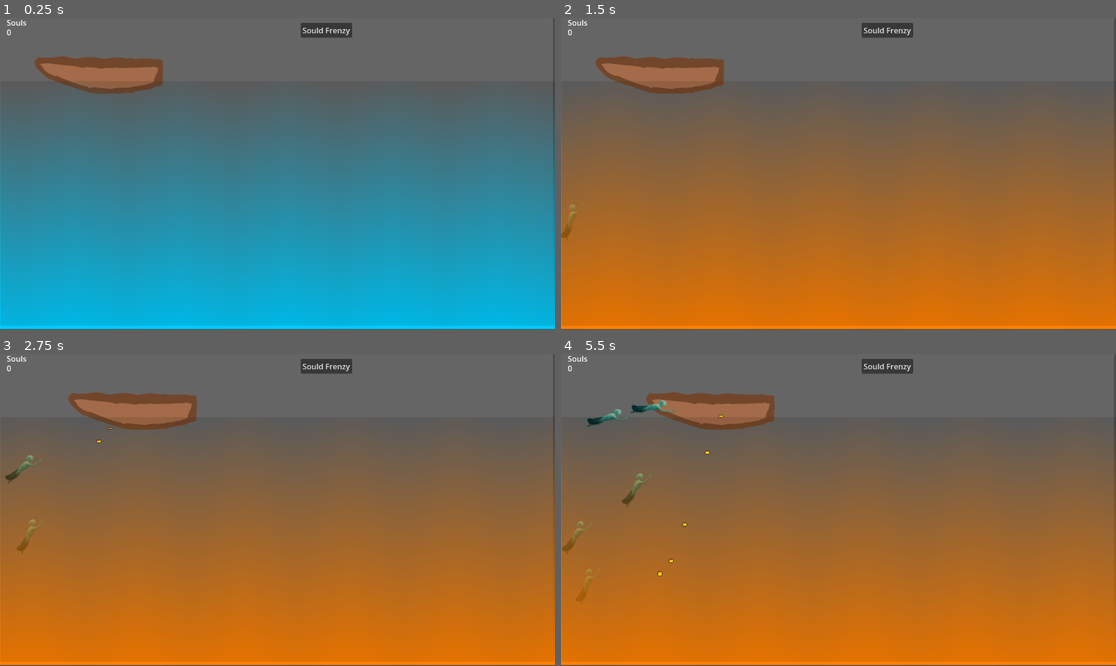
Above: before the commit, frames 1-4 (two rows, left to right).
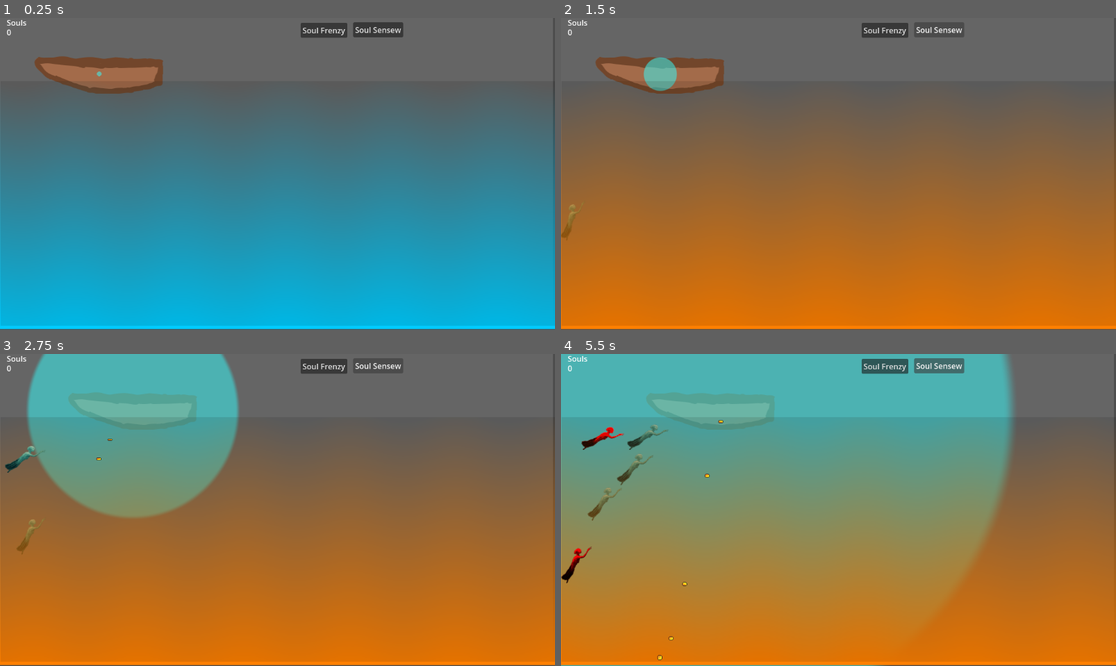
Above: after the commit, the same moments.

Repository: Latamata/PixelJam2025
Game: Godot game, scene res://scenes/game_scene.tscn
Two runs of this game, one before a commit and one after it. Both use one fixed random seed, a clock stepped at 60 frames per second and the inputs below.
Inputs (mouse positions are in pixels of both pictures, inside the frame that each line leads up to):
- Up to frame 1 (0.25 s): no input
- Up to frame 2 (1.5 s): click "Sould Frenzy" (after the commit: "Soul Frenzy") at 0.5 s; click (938, 30) at 1.25 s, where only the run after the commit has a clickable "Soul Sensew"
- Up to frame 3 (2.75 s): tap Enter (ui_accept) at 2, 2.27 s; hold Right (ui_right) from 2.03 s (still down)
- Up to frame 4 (5.5 s): release Right (ui_right) at 2.78 s; hold Left (ui_left) 2.78-3.53 s; tap Enter (ui_accept) at 3.02, 4.52, 5.27 s; hold Right (ui_right) 3.53-5.03 s; hold Left (ui_left) from 5.03 s (still down)

The runs differ from the first frame. In frame 1, 0.5% of the frame differs, in the area x 17-73%, y 1-19%; in frame 2, 1.0%; in frame 3, 17%; in frame 4, 57%, in the area x 0-82%, y 0-100%.

Commit message:
major changes
added sense to see bad souls

Diff:
--- a/scenes/Player.tscn
+++ b/scenes/Player.tscn
@@ -1,10 +1,105 @@
-[gd_scene load_steps=4 format=3 uid="uid://4gwbm386kfg2"]
+[gd_scene load_steps=10 format=3 uid="uid://4gwbm386kfg2"]
 
 [ext_resource type="Script" uid="uid://bqdxdwovveq63" path="res://scripts/player_script.gd" id="1_xhfnw"]
 [ext_resource type="Texture2D" uid="uid://4i8fsh7jehbf" path="res://assets/boat.png" id="2_kpjcp"]
+[ext_resource type="Shader" uid="uid://b8vrakaw2oi7u" path="res://scenes/circle.gdshader" id="3_3li8b"]
 
 [sub_resource type="RectangleShape2D" id="RectangleShape2D_kpjcp"]
 size = Vector2(263, 49)
+
+[sub_resource type="ShaderMaterial" id="ShaderMaterial_mdl7e"]
+shader = ExtResource("3_3li8b")
+shader_parameter/radius = 1.0
+shader_parameter/edge_softness = 0.05
+shader_parameter/color = Color(0.2, 1, 1, 0.5)
+
+[sub_resource type="CircleShape2D" id="CircleShape2D_qu4a1"]
+radius = 757.238
+
+[sub_resource type="Animation" id="Animation_3li8b"]
+resource_name = "circle_sense"
+length = 5.0
+tracks/0/type = "value"
+tracks/0/imported = false
+tracks/0/enabled = true
+tracks/0/path = NodePath("sense_circle/ColorRect:size")
+tracks/0/interp = 1
+tracks/0/loop_wrap = true
+tracks/0/keys = {
+"times": PackedFloat32Array(0, 5),
+"transitions": PackedFloat32Array(1, 1),
+"update": 0,
+"values": [Vector2(10, 10), Vector2(1519, 1543)]
+}
+tracks/1/type = "value"
+tracks/1/imported = false
+tracks/1/enabled = true
+tracks/1/path = NodePath("sense_circle/CollisionShape2D:shape:radius")
+tracks/1/interp = 1
+tracks/1/loop_wrap = true
+tracks/1/keys = {
+"times": PackedFloat32Array(0, 5),
+"transitions": PackedFloat32Array(1, 1),
+"update": 0,
+"values": [5.0, 757.238]
+}
+tracks/2/type = "value"
+tracks/2/imported = false
+tracks/2/enabled = true
+tracks/2/path = NodePath("sense_circle/ColorRect:position")
+tracks/2/interp = 1
+tracks/2/loop_wrap = true
+tracks/2/keys = {
+"times": PackedFloat32Array(0, 5),
+"transitions": PackedFloat32Array(1, 1),
+"update": 0,
+"values": [Vector2(15, 15), Vector2(-739, -743)]
+}
+
+[sub_resource type="Animation" id="Animation_mdl7e"]
+length = 0.001
+tracks/0/type = "value"
+tracks/0/imported = false
+tracks/0/enabled = true
+tracks/0/path = NodePath("sense_circle/ColorRect:size")
+tracks/0/interp = 1
+tracks/0/loop_wrap = true
+tracks/0/keys = {
+"times": PackedFloat32Array(0),
+"transitions": PackedFloat32Array(1),
+"update": 0,
+"values": [Vector2(40, 40)]
+}
+tracks/1/type = "value"
+tracks/1/imported = false
+tracks/1/enabled = true
+tracks/1/path = NodePath("sense_circle/CollisionShape2D:shape:radius")
+tracks/1/interp = 1
+tracks/1/loop_wrap = true
+tracks/1/keys = {
+"times": PackedFloat32Array(0),
+"transitions": PackedFloat32Array(1),
+"update": 0,
+"values": [757.238]
+}
+tracks/2/type = "value"
+tracks/2/imported = false
+tracks/2/enabled = true
+tracks/2/path = NodePath("sense_circle/ColorRect:position")
+tracks/2/interp = 1
+tracks/2/loop_wrap = true
+tracks/2/keys = {
+"times": PackedFloat32Array(0),
+"transitions": PackedFloat32Array(1),
+"update": 0,
+"values": [Vector2(-739, -743)]
+}
+
+[sub_resource type="AnimationLibrary" id="AnimationLibrary_qu4a1"]
+_data = {
+&"RESET": SubResource("Animation_mdl7e"),
+&"circle_sense": SubResource("Animation_3li8b")
+}
 
 [node name="Player" type="CharacterBody2D"]
 script = ExtResource("1_xhfnw")
@@ -15,4 +110,28 @@
 [node name="CollisionShape2D" type="CollisionShape2D" parent="."]
 position = Vector2(-1, 12)
 shape = SubResource("RectangleShape2D_kpjcp")
-disabled = true
+
+[node name="sense_circle" type="Area2D" parent="."]
+position = Vector2(-19, -12)
+collision_layer = 2
+collision_mask = 2
+
+[node name="ColorRect" type="ColorRect" parent="sense_circle"]
+material = SubResource("ShaderMaterial_mdl7e")
+offset_left = 15.0
+offset_top = 15.0
+offset_right = 25.0
+offset_bottom = 25.0
+color = Color(1, 1, 1, 0.0980392)
+
+[node name="CollisionShape2D" type="CollisionShape2D" parent="sense_circle"]
+position = Vector2(20, 20)
+shape = SubResource("CircleShape2D_qu4a1")
+
+[node name="AnimationPlayer" type="AnimationPlayer" parent="."]
+libraries = {
+&"": SubResource("AnimationLibrary_qu4a1")
+}
+
+[connection signal="body_entered" from="sense_circle" to="." method="_on_sense_circle_body_entered"]
+[connection signal="animation_finished" from="AnimationPlayer" to="." method="_on_animation_player_animation_finished"]
--- /dev/null
+++ b/scenes/circle.gdshader
@@ -0,0 +1,12 @@
+shader_type canvas_item;
+
+uniform float radius : hint_range(0.0, 1.0) = 0.3;
+uniform float edge_softness : hint_range(0.001, 0.5) = 0.05;
+uniform vec4 color : source_color = vec4(0.2, 1.0, 1.0, 0.5);
+
+void fragment() {
+    vec2 uv = (UV - vec2(0.5)) * 2.0; // center at 0,0
+    float dist = length(uv);
+    float alpha = smoothstep(radius, radius - edge_softness, dist);
+    COLOR = vec4(color.rgb, color.a * alpha);
+}
--- a/scenes/game_scene.tscn
+++ b/scenes/game_scene.tscn
@@ -48,3 +48,4 @@
 
 [connection signal="timeout" from="Timer" to="." method="_on_timer_timeout"]
 [connection signal="change_color_water" from="user_interface" to="." method="_on_user_interface_change_color_water"]
+[connection signal="sense_souls" from="user_interface" to="." method="_on_user_interface_sense_souls"]
--- a/scenes/soul.tscn
+++ b/scenes/soul.tscn
@@ -11,31 +11,31 @@
 tracks/0/type = "value"
 tracks/0/imported = false
 tracks/0/enabled = true
-tracks/0/path = NodePath("Sprite2D:position")
+tracks/0/path = NodePath("CollisionShape2D:disabled")
 tracks/0/interp = 1
 tracks/0/loop_wrap = true
 tracks/0/keys = {
 "times": PackedFloat32Array(0),
 "transitions": PackedFloat32Array(1),
-"update": 0,
-"values": [Vector2(0, 0)]
+"update": 1,
+"values": [false]
 }
 tracks/1/type = "value"
 tracks/1/imported = false
 tracks/1/enabled = true
-tracks/1/path = NodePath("Sprite2D:modulate")
+tracks/1/path = NodePath("PointLight2D:position")
 tracks/1/interp = 1
 tracks/1/loop_wrap = true
 tracks/1/keys = {
 "times": PackedFloat32Array(0),
 "transitions": PackedFloat32Array(1),
 "update": 0,
-"values": [Color(1, 1, 1, 1)]
+"values": [Vector2(46, 18)]
 }
 tracks/2/type = "value"
 tracks/2/imported = false
 tracks/2/enabled = true
-tracks/2/path = NodePath("Sprite2D:material:shader_parameter/whiteness")
+tracks/2/path = NodePath("PointLight2D:energy")
 tracks/2/interp = 1
 tracks/2/loop_wrap = true
 tracks/2/keys = {
@@ -47,38 +47,26 @@
 tracks/3/type = "value"
 tracks/3/imported = false
 tracks/3/enabled = true
-tracks/3/path = NodePath("PointLight2D:position")
+tracks/3/path = NodePath("PointLight2D:color")
 tracks/3/interp = 1
 tracks/3/loop_wrap = true
 tracks/3/keys = {
 "times": PackedFloat32Array(0),
 "transitions": PackedFloat32Array(1),
 "update": 0,
-"values": [Vector2(45, 18.5)]
+"values": [Color(1, 1, 1, 1)]
 }
 tracks/4/type = "value"
 tracks/4/imported = false
 tracks/4/enabled = true
-tracks/4/path = NodePath("PointLight2D:energy")
+tracks/4/path = NodePath("Sprite2D:modulate")
 tracks/4/interp = 1
 tracks/4/loop_wrap = true
 tracks/4/keys = {
 "times": PackedFloat32Array(0),
 "transitions": PackedFloat32Array(1),
 "update": 0,
-"values": [0.0]
-}
-tracks/5/type = "value"
-tracks/5/imported = false
-tracks/5/enabled = true
-tracks/5/path = NodePath("CollisionShape2D:disabled")
-tracks/5/interp = 1
-tracks/5/loop_wrap = true
-tracks/5/keys = {
-"times": PackedFloat32Array(0),
-"transitions": PackedFloat32Array(1),
-"update": 1,
-"values": [false]
+"values": [Color(1, 1, 1, 1)]
 }
 
 [sub_resource type="Animation" id="Animation_nq8dp"]
@@ -99,71 +87,100 @@
 tracks/1/type = "value"
 tracks/1/imported = false
 tracks/1/enabled = true
-tracks/1/path = NodePath("Sprite2D:modulate")
+tracks/1/path = NodePath("CollisionShape2D:disabled")
 tracks/1/interp = 1
 tracks/1/loop_wrap = true
 tracks/1/keys = {
-"times": PackedFloat32Array(0.0333333, 2),
-"transitions": PackedFloat32Array(1, 1),
-"update": 0,
-"values": [Color(1, 1, 1, 1), Color(1, 1, 0.588235, 0)]
+"times": PackedFloat32Array(0),
+"transitions": PackedFloat32Array(1),
+"update": 1,
+"values": [true]
 }
 tracks/2/type = "value"
 tracks/2/imported = false
 tracks/2/enabled = true
-tracks/2/path = NodePath("Sprite2D:material:shader_parameter/whiteness")
+tracks/2/path = NodePath("PointLight2D:position")
+tracks/2/interp = 1
+tracks/2/loop_wrap = true
+tracks/2/keys = {
+"times": PackedFloat32Array(0, 3),
+"transitions": PackedFloat32Array(1, 1),
+"update": 0,
+"values": [Vector2(46, 18), Vector2(45, -331)]
+}
+tracks/3/type = "value"
+tracks/3/imported = false
+tracks/3/enabled = true
+tracks/3/path = NodePath("PointLight2D:energy")
+tracks/3/interp = 1
+tracks/3/loop_wrap = true
+tracks/3/keys = {
+"times": PackedFloat32Array(0, 2.99),
+"transitions": PackedFloat32Array(1, 1),
+"update": 0,
+"values": [0.0, 16.0]
+}
+tracks/4/type = "value"
+tracks/4/imported = false
+tracks/4/enabled = true
+tracks/4/path = NodePath("PointLight2D:color")
+tracks/4/interp = 1
+tracks/4/loop_wrap = true
+tracks/4/keys = {
+"times": PackedFloat32Array(0, 3),
+"transitions": PackedFloat32Array(1, 1),
+"update": 0,
+"values": [Color(1, 1, 1, 1), Color(1, 1, 1, 1)]
+}
+
+[sub_resource type="Animation" id="Animation_jnmxf"]
+resource_name = "evil_soul"
+length = 2.0
+tracks/0/type = "value"
+tracks/0/imported = false
+tracks/0/enabled = true
+tracks/0/path = NodePath("PointLight2D:energy")
+tracks/0/interp = 1
+tracks/0/loop_wrap = true
+tracks/0/keys = {
+"times": PackedFloat32Array(0, 2),
+"transitions": PackedFloat32Array(1, 1),
+"update": 0,
+"values": [0.0, 16.0]
+}
+tracks/1/type = "value"
+tracks/1/imported = false
+tracks/1/enabled = true
+tracks/1/path = NodePath("PointLight2D:color")
+tracks/1/interp = 1
+tracks/1/loop_wrap = true
+tracks/1/keys = {
+"times": PackedFloat32Array(0, 2),
+"transitions": PackedFloat32Array(1, 1),
+"update": 0,
+"values": [Color(1, 0, 0, 1), Color(1, 0, 0, 1)]
+}
+tracks/2/type = "value"
+tracks/2/imported = false
+tracks/2/enabled = true
+tracks/2/path = NodePath("Sprite2D:modulate")
 tracks/2/interp = 1
 tracks/2/loop_wrap = true
 tracks/2/keys = {
 "times": PackedFloat32Array(0, 2),
 "transitions": PackedFloat32Array(1, 1),
 "update": 0,
-"values": [0.0, 1.0]
-}
-tracks/3/type = "value"
-tracks/3/imported = false
-tracks/3/enabled = true
-tracks/3/path = NodePath("PointLight2D:position")
-tracks/3/interp = 1
-tracks/3/loop_wrap = true
-tracks/3/keys = {
-"times": PackedFloat32Array(0, 3),
-"transitions": PackedFloat32Array(1, 1),
-"update": 0,
-"values": [Vector2(45, 18.5), Vector2(45, -350)]
-}
-tracks/4/type = "value"
-tracks/4/imported = false
-tracks/4/enabled = true
-tracks/4/path = NodePath("PointLight2D:energy")
-tracks/4/interp = 1
-tracks/4/loop_wrap = true
-tracks/4/keys = {
-"times": PackedFloat32Array(0, 3),
-"transitions": PackedFloat32Array(1, 1),
-"update": 0,
-"values": [0.0, 16.0]
-}
-tracks/5/type = "value"
-tracks/5/imported = false
-tracks/5/enabled = true
-tracks/5/path = NodePath("CollisionShape2D:disabled")
-tracks/5/interp = 1
-tracks/5/loop_wrap = true
-tracks/5/keys = {
-"times": PackedFloat32Array(0),
-"transitions": PackedFloat32Array(1),
-"update": 1,
-"values": [true]
+"values": [Color(1, 0, 0, 1), Color(1, 0, 0, 1)]
 }
 
 [sub_resource type="AnimationLibrary" id="AnimationLibrary_bx6qs"]
 _data = {
 &"RESET": SubResource("Animation_nmvwf"),
+&"evil_soul": SubResource("Animation_jnmxf"),
 &"rise_up": SubResource("Animation_nq8dp")
 }
 
-[node name="soul" type="CharacterBody2D"]
+[node name="soul" type="CharacterBody2D" groups=["undead"]]
 collision_layer = 2
 collision_mask = 2
 script = ExtResource("1_7iwn2")
@@ -183,8 +200,7 @@
 }
 
 [node name="PointLight2D" type="PointLight2D" parent="."]
-position = Vector2(45, 18.5)
-scale = Vector2(0.978261, 0.972222)
+position = Vector2(46, 18)
 energy = 0.0
 texture = ExtResource("2_nq8dp")
 
--- a/scenes/user_interface.tscn
+++ b/scenes/user_interface.tscn
@@ -19,7 +19,16 @@
 offset_right = 19.0
 offset_bottom = 9.0
 focus_mode = 0
-text = "Sould Frenzy"
+text = "Soul Frenzy"
+
+[node name="soul_sense" type="Button" parent="helpers"]
+layout_mode = 0
+offset_left = 109.0
+offset_top = -1.0
+offset_right = 206.0
+offset_bottom = 30.0
+focus_mode = 0
+text = "Soul Sensew"
 
 [node name="Control" type="Control" parent="."]
 anchors_preset = 0
@@ -53,3 +62,4 @@
 text = "0"
 
 [connection signal="button_down" from="helpers/Button" to="." method="_on_button_button_down"]
+[connection signal="button_down" from="helpers/soul_sense" to="." method="_on_soul_sense_button_down"]
--- a/scripts/coin.gd
+++ b/scripts/coin.gd
@@ -1,7 +1,7 @@
 extends Area2D
 
 func _process(delta: float) -> void:
-	position.y += 100 * delta
+	position.y += 150 * delta
 
 func _on_body_entered(body: Node2D) -> void:
 	body.rise_from_dead()
--- a/scripts/game_scene.gd
+++ b/scripts/game_scene.gd
@@ -28,18 +28,27 @@
 	var screen_size = get_viewport().get_visible_rect().size
 
 	# Spawn just off the left edge
-	var spawn_x = cam_pos.x - screen_size.x / 2 - 32  # 32 = padding, adjust if needed
+	var spawn_x = cam_pos.x - screen_size.x / 2 - 32  # 32 = padding
 
-	# Adjust vertical spawn range to cut off the top 25% (you can tweak the 0.25)
+	# Spawn somewhere between 25% and 100% of screen height
 	var top_limit = cam_pos.y - screen_size.y / 2 + screen_size.y * 0.25
 	var bottom_limit = cam_pos.y + screen_size.y / 2
 	var spawn_y = randf_range(top_limit, bottom_limit)
+
+	# Setup soul
 	if evil_water_off:
 		soul.attacking = true
+
+	# 🎲 Random chance to be evil — 20% chance (adjust as needed)
+	if randf() < 0.2:
+		soul.evil_soul = true
+
 	soul.boat = player
 	soul.end_of_the_road = screen_size.x
 	soul.global_position = Vector2(spawn_x, spawn_y)
+
 	soul_group_node.add_child(soul)
+
 
 func _UI_signal():
 	$user_interface.update_UI()
@@ -61,3 +70,7 @@
 		for entity in soul_group_node.get_children():  # Include all entities
 			entity.attacking = false
 #shader_parameter/wave_color
+
+
+func _on_user_interface_sense_souls() -> void:
+	player.soul_sense()
--- a/scripts/player_script.gd
+++ b/scripts/player_script.gd
@@ -1,6 +1,14 @@
 extends CharacterBody2D
 
 @export var speed := 100.0  # You can adjust this to your needs
+@onready var sense_circle: Area2D = $sense_circle
+@onready var animation_player: AnimationPlayer = $AnimationPlayer
+
+func _ready() -> void:
+	var shape = $sense_circle/CollisionShape2D.shape
+	if shape is CircleShape2D:
+		shape.radius = 5.0
+
 
 func _process(_delta):
 	var direction = 0.0
@@ -14,3 +22,16 @@
 	velocity.y = 0  # No vertical movement
 
 	move_and_slide()
+
+
+func _on_sense_circle_body_entered(body: Node2D) -> void:
+	if body.is_in_group("undead"):
+		body.sensed_out()
+
+func soul_sense():
+	animation_player.play("circle_sense")
+
+func _on_animation_player_animation_finished(anim_name: StringName) -> void:
+	if anim_name == "circle_sense":
+		animation_player.seek(0.0, true)
+		animation_player.stop()
--- a/scripts/soul.gd
+++ b/scripts/soul.gd
@@ -5,21 +5,20 @@
 @onready var sprite_2d: Sprite2D = $Sprite2D
 @onready var point_light_2d: PointLight2D = $PointLight2D
 var boat
+var evil_soul
 var attacking = false
+var rising = false
 var end_of_the_road
 
 func _process(delta):
-
-	#print(position)
 	if position.x >= end_of_the_road:
 		queue_free()
-	if attacking:
+	if attacking && !rising:
 		var target = boat
 		var to_target = (target.global_position - global_position).normalized()
 		velocity = to_target * SPEED
 		rotation = to_target.angle()
 		sprite_2d.flip_v = to_target.x < 0
-
 		move_and_slide()
 	else:
 		sprite_2d.flip_v = false
@@ -27,9 +26,26 @@
 		position.x += SPEED * delta
 
 func rise_from_dead() -> void:
+	rising = true
+	#if evil_soul:
+		#print('running')
+		#point_light_2d.color = Color(1, 0, 0)
 	animation_player.play('rise_up')
 	Globals.add_souls(1)
 
 func _on_animation_player_animation_finished(anim_name: StringName) -> void:
-	if anim_name == 'rise_up':
+	if anim_name == "evil_soul":
+		sprite_2d.modulate = Color(1, 1, 1)       # White, or whatever your default is
+		point_light_2d.color = Color(1, 1, 1)       # White, or whatever your default is
+		point_light_2d.energy = 0.0                # Or your default energy value
+	elif anim_name == "rise_up":
+		print(point_light_2d.color)
 		queue_free()
+
+func sensed_out():
+	z_index = 1
+	if evil_soul:
+		animation_player.play('evil_soul')
+
+	await get_tree().create_timer(0.5).timeout  # Wait half a second (adjust if needed)
+	z_index = 0
--- a/scripts/user_interface.gd
+++ b/scripts/user_interface.gd
@@ -1,6 +1,7 @@
 extends Control
 
 signal change_color_water
+signal sense_souls
 @onready var soul_count: RichTextLabel = $Control/soul_count
 
 func update_UI():
@@ -9,3 +10,7 @@
 
 func _on_button_button_down() -> void:
 	emit_signal('change_color_water')
+
+func _on_soul_sense_button_down() -> void:
+	#print('button pressed')
+	emit_signal('sense_souls')
Not shown, added: scenes/circle.gdshader.uid
Not shown: 1 places in scenes/soul.tscn that only renumber resources
